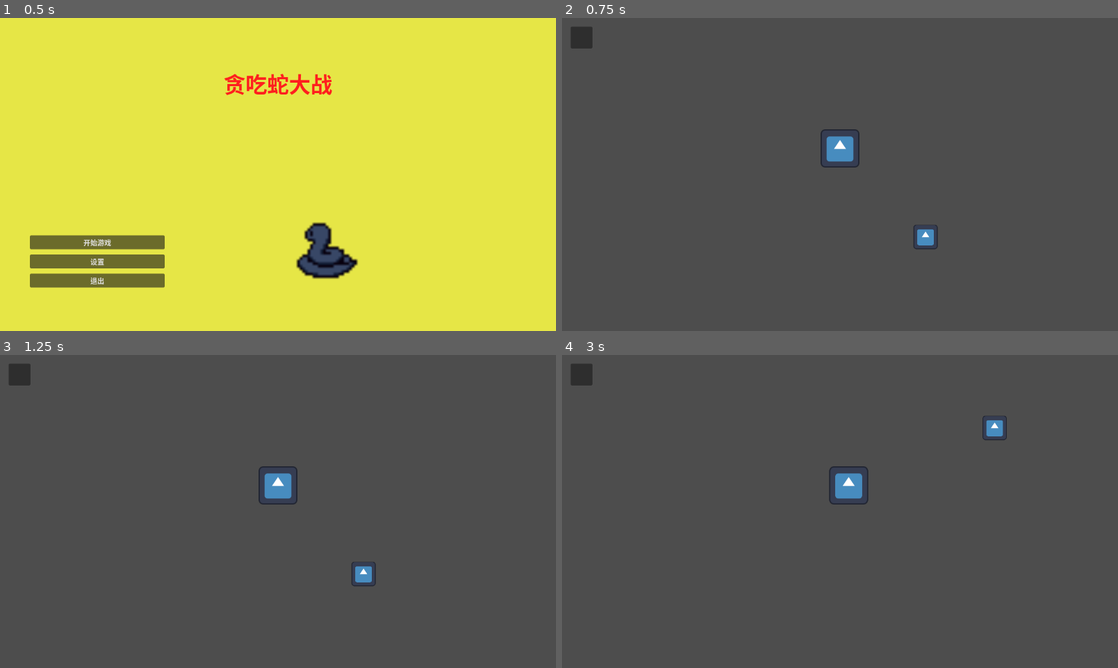
Above: before the commit, frames 1-4 (two rows, left to right).
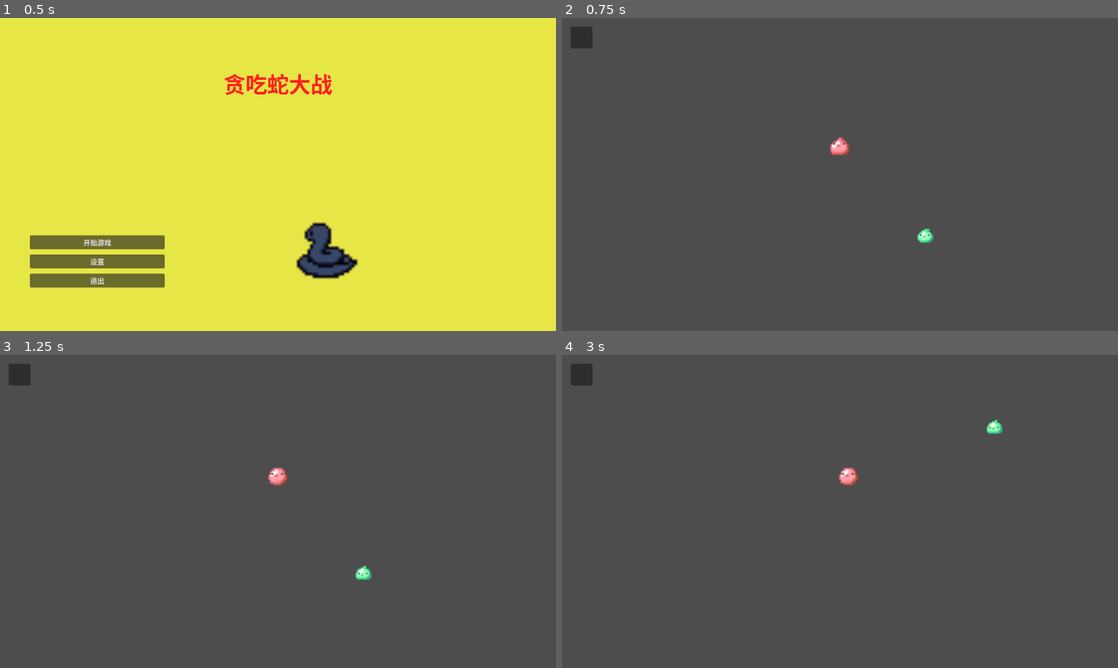
Above: after the commit, the same moments.

Repository: ShenYh98/greedy-snake
Game: Godot game, scene res://StartScreen/StartScreen.tscn
Same seed, same stepped clock (60 frames per second), same inputs: the game is played once before the commit and once after it. The engine's default icon, where the game draws it, is replaced by a stand-in: a white triangle on a blue panel in a dark square.
Inputs (mouse positions are in pixels of both pictures, inside the frame that each line leads up to):
- Up to frame 1 (0.5 s): no input
- Up to frame 2 (0.75 s): click "开始游戏" at 0.5 s
- Up to frame 3 (1.25 s): no input
- Up to frame 4 (3 s): click (584, 373) at 1.25 s; click "重新开始" at 2 s; tap Enter at 2.75 s; hold Right (right) from 2.78 s (still down)

Frame 1 is identical in both runs. In frame 2, 0.7% of the frame differs, in the area x 46-68%, y 35-74%; in frame 3, 0.8%; in frame 4, 0.8%, in the area x 48-80%, y 19-48%.

Commit message:
新增 1. 给food和蛇身添加动画

Diff:
--- a/MainGame/MainGame.tscn
+++ b/MainGame/MainGame.tscn
@@ -1,8 +1,11 @@
-[gd_scene load_steps=4 format=3 uid="uid://dk3hrtrk1rbdl"]
+[gd_scene load_steps=5 format=3 uid="uid://dk3hrtrk1rbdl"]
 
 [ext_resource type="PackedScene" uid="uid://cqt4y8o4nvv83" path="res://MainGame/SnakeCtrl.tscn" id="1_6bbl1"]
 [ext_resource type="Script" uid="uid://cow0144yi34g0" path="res://MainGame/main_game.gd" id="1_ry3at"]
 [ext_resource type="PackedScene" uid="uid://desn2pvr4mpxn" path="res://MainGame/food/food.tscn" id="3_vj0bg"]
+
+[sub_resource type="RectangleShape2D" id="RectangleShape2D_vj0bg"]
+size = Vector2(1280, 720)
 
 [node name="MainGame" type="Node2D" node_paths=PackedStringArray("quitButton", "restartButton", "pauseButton", "pauseQuitButton", "pauseRestartButton", "returnButton")]
 script = ExtResource("1_ry3at")
@@ -12,6 +15,12 @@
 pauseQuitButton = NodePath("GamePausePanel/HBoxContainer/PauseQuitButton")
 pauseRestartButton = NodePath("GamePausePanel/HBoxContainer/PauseRestartButton")
 returnButton = NodePath("GamePausePanel/ReturnButton")
+
+[node name="playArea" type="Area2D" parent="."]
+
+[node name="CollisionShape2D" type="CollisionShape2D" parent="playArea"]
+position = Vector2(640, 360)
+shape = SubResource("RectangleShape2D_vj0bg")
 
 [node name="SnakeCtrl" parent="." instance=ExtResource("1_6bbl1")]
 offset_left = 640.0
--- a/MainGame/food/food.tscn
+++ b/MainGame/food/food.tscn
@@ -1,15 +1,97 @@
-[gd_scene load_steps=3 format=3 uid="uid://desn2pvr4mpxn"]
+[gd_scene load_steps=14 format=3 uid="uid://desn2pvr4mpxn"]
 
-[ext_resource type="Texture2D" uid="uid://d2mktk3b3jeg8" path="res://MainGame/icon.svg" id="1_1rdph"]
+[ext_resource type="Texture2D" uid="uid://bhcco5wde7sf0" path="res://MainGame/food/slime spritesheet calciumtrice.png" id="2_o8sj8"]
+
+[sub_resource type="AtlasTexture" id="AtlasTexture_hj5hd"]
+atlas = ExtResource("2_o8sj8")
+region = Rect2(0, 0, 32, 42)
+
+[sub_resource type="AtlasTexture" id="AtlasTexture_0yo67"]
+atlas = ExtResource("2_o8sj8")
+region = Rect2(32, 0, 32, 42)
+
+[sub_resource type="AtlasTexture" id="AtlasTexture_aje37"]
+atlas = ExtResource("2_o8sj8")
+region = Rect2(64, 0, 32, 42)
+
+[sub_resource type="AtlasTexture" id="AtlasTexture_p72wi"]
+atlas = ExtResource("2_o8sj8")
+region = Rect2(96, 0, 32, 42)
+
+[sub_resource type="AtlasTexture" id="AtlasTexture_24uqx"]
+atlas = ExtResource("2_o8sj8")
+region = Rect2(128, 0, 32, 42)
+
+[sub_resource type="AtlasTexture" id="AtlasTexture_7jle0"]
+atlas = ExtResource("2_o8sj8")
+region = Rect2(160, 0, 32, 42)
+
+[sub_resource type="AtlasTexture" id="AtlasTexture_hsfdr"]
+atlas = ExtResource("2_o8sj8")
+region = Rect2(192, 0, 32, 42)
+
+[sub_resource type="AtlasTexture" id="AtlasTexture_o012q"]
+atlas = ExtResource("2_o8sj8")
+region = Rect2(224, 0, 32, 42)
+
+[sub_resource type="AtlasTexture" id="AtlasTexture_pjxiu"]
+atlas = ExtResource("2_o8sj8")
+region = Rect2(256, 0, 32, 42)
+
+[sub_resource type="AtlasTexture" id="AtlasTexture_f2iuw"]
+atlas = ExtResource("2_o8sj8")
+region = Rect2(288, 0, 32, 42)
+
+[sub_resource type="SpriteFrames" id="SpriteFrames_1rdph"]
+animations = [{
+"frames": [{
+"duration": 1.0,
+"texture": SubResource("AtlasTexture_hj5hd")
+}, {
+"duration": 1.0,
+"texture": SubResource("AtlasTexture_0yo67")
+}, {
+"duration": 1.0,
+"texture": SubResource("AtlasTexture_aje37")
+}, {
+"duration": 1.0,
+"texture": SubResource("AtlasTexture_p72wi")
+}, {
+"duration": 1.0,
+"texture": SubResource("AtlasTexture_24uqx")
+}, {
+"duration": 1.0,
+"texture": SubResource("AtlasTexture_7jle0")
+}, {
+"duration": 1.0,
+"texture": SubResource("AtlasTexture_hsfdr")
+}, {
+"duration": 1.0,
+"texture": SubResource("AtlasTexture_o012q")
+}, {
+"duration": 1.0,
+"texture": SubResource("AtlasTexture_pjxiu")
+}, {
+"duration": 1.0,
+"texture": SubResource("AtlasTexture_f2iuw")
+}],
+"loop": true,
+"name": &"AnimatedFood",
+"speed": 5.0
+}]
 
 [sub_resource type="CircleShape2D" id="CircleShape2D_1rdph"]
-radius = 28.635643
+radius = 16.492422
 
 [node name="Food" type="StaticBody2D"]
 
-[node name="Icon" type="Sprite2D" parent="."]
-scale = Vector2(0.4375, 0.43749997)
-texture = ExtResource("1_1rdph")
+[node name="AnimatedFood" type="AnimatedSprite2D" parent="."]
+position = Vector2(0, -21)
+scale = Vector2(3, 3.0952382)
+sprite_frames = SubResource("SpriteFrames_1rdph")
+animation = &"AnimatedFood"
+autoplay = "AnimatedFood"
+frame_progress = 0.379616
 
 [node name="CollisionShape2D" type="CollisionShape2D" parent="."]
 shape = SubResource("CircleShape2D_1rdph")
--- a/MainGame/main_game.gd
+++ b/MainGame/main_game.gd
@@ -11,8 +11,6 @@
 @export var pauseQuitButton = Button
 @export var pauseRestartButton = Button
 @export var returnButton = Button
-enum STATE {RUN, OVER}
-@export var gameState : STATE
 @export var foodRadomX : float
 @export var foodRadomY : float
 
@@ -41,7 +39,6 @@
 	snakeCtrl.signal_clear_body.emit()
 	snakeCtrl.signal_add_body.emit()
 	snakeCtrl.signal_move.emit(true)
-	gameState = STATE.RUN
 
 	var rng = RandomNumberGenerator.new()
 	var random_x = rng.randf_range(10, foodRadomX)
@@ -58,10 +55,17 @@
 		snakeFood.position = Vector2(random_x, random_y)
 
 		snakeCtrl.signal_add_body.emit() # 创建一个蛇身
-	else:
+	elif body.name == "SnakeBody" || body.name.contains("@Area2D@"):
 		snakeCtrl.signal_move.emit(false)
 		gameOverPanel.visible = true
-		gameState = STATE.OVER
+		print("Game Over!!!")
+
+
+func _on_collision_ended(body: Node2D) -> void:
+	print("蛇身离开区域，对象: ", body.name)
+	if body.name == "playArea":
+		snakeCtrl.signal_move.emit(false)
+		gameOverPanel.visible = true
 		print("Game Over!!!")
 
 
@@ -73,8 +77,6 @@
 	gameOverPanel.visible = false
 	gamePausePanel.position = Vector2(365, 170)
 	gamePausePanel.visible = false
-
-	gameState = STATE.RUN
 
 	foodRadomX = 1240.0
 	foodRadomY = 700.0
@@ -90,6 +92,8 @@
 
 	# 蛇头蛇身碰撞信号
 	snakeCtrl.snake.snakeBody.collision_occurred.connect(_on_collision_occurred)
+	# 游戏区域碰撞信号
+	snakeCtrl.snake.snakeBody.collision_ended.connect(_on_collision_ended)
 
 	if quitButton:
 		# 先断开可能存在的旧连接，避免重复
@@ -125,14 +129,4 @@
 
 
 func _process(_delta: float) -> void:
-	if gameState ==  STATE.RUN:
-		if snakeCtrl.snake.snakeBody.position.x + 640 < 65 || snakeCtrl.snake.snakeBody.position.x + 640 > 1215 :
-			snakeCtrl.signal_move.emit(false)
-			gameOverPanel.visible = true
-			gameState = STATE.OVER
-			print("Game Over!!!")
-		elif snakeCtrl.snake.snakeBody.position.y + 300 < 60 || snakeCtrl.snake.snakeBody.position.y + 300 > 665 :
-			snakeCtrl.signal_move.emit(false)
-			gameOverPanel.visible = true
-			gameState = STATE.OVER
-			print("Game Over!!!")
+	pass
--- a/MainGame/snake/SnakeBody.tscn
+++ b/MainGame/snake/SnakeBody.tscn
@@ -1,18 +1,94 @@
-[gd_scene load_steps=4 format=3 uid="uid://b8lsj2wmevxbh"]
+[gd_scene load_steps=14 format=3 uid="uid://b8lsj2wmevxbh"]
 
-[ext_resource type="Texture2D" uid="uid://d2mktk3b3jeg8" path="res://MainGame/icon.svg" id="1_on0l8"]
 [ext_resource type="Script" uid="uid://bdv64so7xptmd" path="res://MainGame/snake/snake_body.gd" id="1_t8rck"]
+[ext_resource type="Texture2D" uid="uid://dvdbd4a67jy4r" path="res://MainGame/snake/snake.png" id="2_t8rck"]
+
+[sub_resource type="AtlasTexture" id="AtlasTexture_t8rck"]
+atlas = ExtResource("2_t8rck")
+region = Rect2(0, 389, 32, 31)
+
+[sub_resource type="AtlasTexture" id="AtlasTexture_n6f0y"]
+atlas = ExtResource("2_t8rck")
+region = Rect2(32, 389, 32, 31)
+
+[sub_resource type="AtlasTexture" id="AtlasTexture_56jq4"]
+atlas = ExtResource("2_t8rck")
+region = Rect2(64, 389, 32, 31)
+
+[sub_resource type="AtlasTexture" id="AtlasTexture_juko5"]
+atlas = ExtResource("2_t8rck")
+region = Rect2(96, 389, 32, 31)
+
+[sub_resource type="AtlasTexture" id="AtlasTexture_5nfvl"]
+atlas = ExtResource("2_t8rck")
+region = Rect2(128, 389, 32, 31)
+
+[sub_resource type="AtlasTexture" id="AtlasTexture_tpw0g"]
+atlas = ExtResource("2_t8rck")
+region = Rect2(160, 389, 32, 31)
+
+[sub_resource type="AtlasTexture" id="AtlasTexture_vcf4g"]
+atlas = ExtResource("2_t8rck")
+region = Rect2(192, 389, 32, 31)
+
+[sub_resource type="AtlasTexture" id="AtlasTexture_ns77m"]
+atlas = ExtResource("2_t8rck")
+region = Rect2(224, 389, 32, 31)
+
+[sub_resource type="AtlasTexture" id="AtlasTexture_rjrti"]
+atlas = ExtResource("2_t8rck")
+region = Rect2(256, 389, 32, 31)
+
+[sub_resource type="SpriteFrames" id="SpriteFrames_t8rck"]
+animations = [{
+"frames": [{
+"duration": 1.0,
+"texture": SubResource("AtlasTexture_t8rck")
+}, {
+"duration": 1.0,
+"texture": SubResource("AtlasTexture_n6f0y")
+}, {
+"duration": 1.0,
+"texture": SubResource("AtlasTexture_56jq4")
+}, {
+"duration": 1.0,
+"texture": SubResource("AtlasTexture_juko5")
+}, {
+"duration": 1.0,
+"texture": SubResource("AtlasTexture_5nfvl")
+}, {
+"duration": 1.0,
+"texture": SubResource("AtlasTexture_tpw0g")
+}, {
+"duration": 1.0,
+"texture": SubResource("AtlasTexture_vcf4g")
+}, {
+"duration": 1.0,
+"texture": SubResource("AtlasTexture_ns77m")
+}, {
+"duration": 1.0,
+"texture": SubResource("AtlasTexture_rjrti")
+}],
+"loop": true,
+"name": &"AnimatedSnake",
+"speed": 5.0
+}]
 
 [sub_resource type="CircleShape2D" id="CircleShape2D_t8rck"]
-radius = 16.03122
+radius = 17.499998
 
 [node name="SnakeBody" type="Area2D"]
 script = ExtResource("1_t8rck")
 
-[node name="Body" type="Sprite2D" parent="."]
-scale = Vector2(0.7, 0.689)
-texture = ExtResource("1_on0l8")
+[node name="AnimatedSnake" type="AnimatedSprite2D" parent="."]
+position = Vector2(0, -30.253004)
+scale = Vector2(3.6250002, 3.8908129)
+sprite_frames = SubResource("SpriteFrames_t8rck")
+animation = &"AnimatedSnake"
+autoplay = "AnimatedSnake"
+frame_progress = 0.6281328
 
 [node name="BodyCollisionShape" type="CollisionShape2D" parent="."]
+scale = Vector2(0.8, 0.8)
 shape = SubResource("CircleShape2D_t8rck")
 debug_color = Color(0.25766706, 0.60301304, 0.55937845, 0.41960785)
--- a/MainGame/snake/snake.gd
+++ b/MainGame/snake/snake.gd
@@ -6,7 +6,7 @@
 var body_direction = Vector2.ZERO					# 蛇身节点移动方向
 @export var is_move : bool							# 是否移动标志位
 @export var speed : float = 100.0					# 移动速度
-@export var posDistance : float = 1					# 蛇身跟随距离
+@export var body_distance : float = 40.0				# 蛇身跟随距离
 var body_parts: Array								# 蛇身队列
 
 
@@ -40,7 +40,8 @@
 		var NewBody = preload("res://MainGame/snake/SnakeBody.tscn")
 		var newBody = NewBody.instantiate()
 
-		newBody.position = body_parts[-1].position + Vector2(0, -80)
+		var new_direction = -body_direction
+		newBody.position = body_parts[-1].position + new_direction * body_distance
 		get_parent().add_child(newBody)
 		body_parts.push_back(newBody)
 
@@ -79,7 +80,7 @@
 
 		for i in range(1, body_parts.size()):
 			var move_direction = (body_parts[i-1].position - body_parts[i].position).normalized()
-			if body_parts[i-1].position.distance_to(body_parts[i].position) < 80:
+			if body_parts[i-1].position.distance_to(body_parts[i].position) < body_distance:
 				pass
 			else:
 				body_parts[i].position += move_direction * speed * delta
Binary file added: MainGame/food/slime spritesheet calciumtrice.png
Not shown, added: MainGame/food/slime spritesheet calciumtrice.png.import
Binary file added: MainGame/snake/snake.png
Not shown, added: MainGame/snake/snake.png.import
